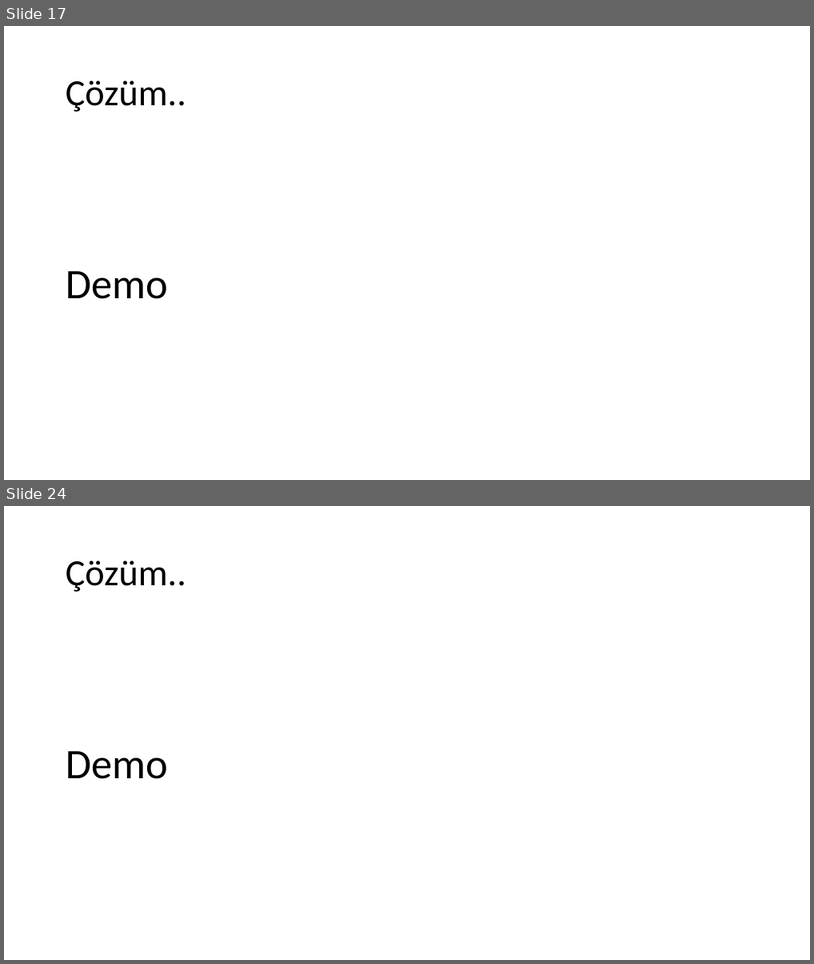
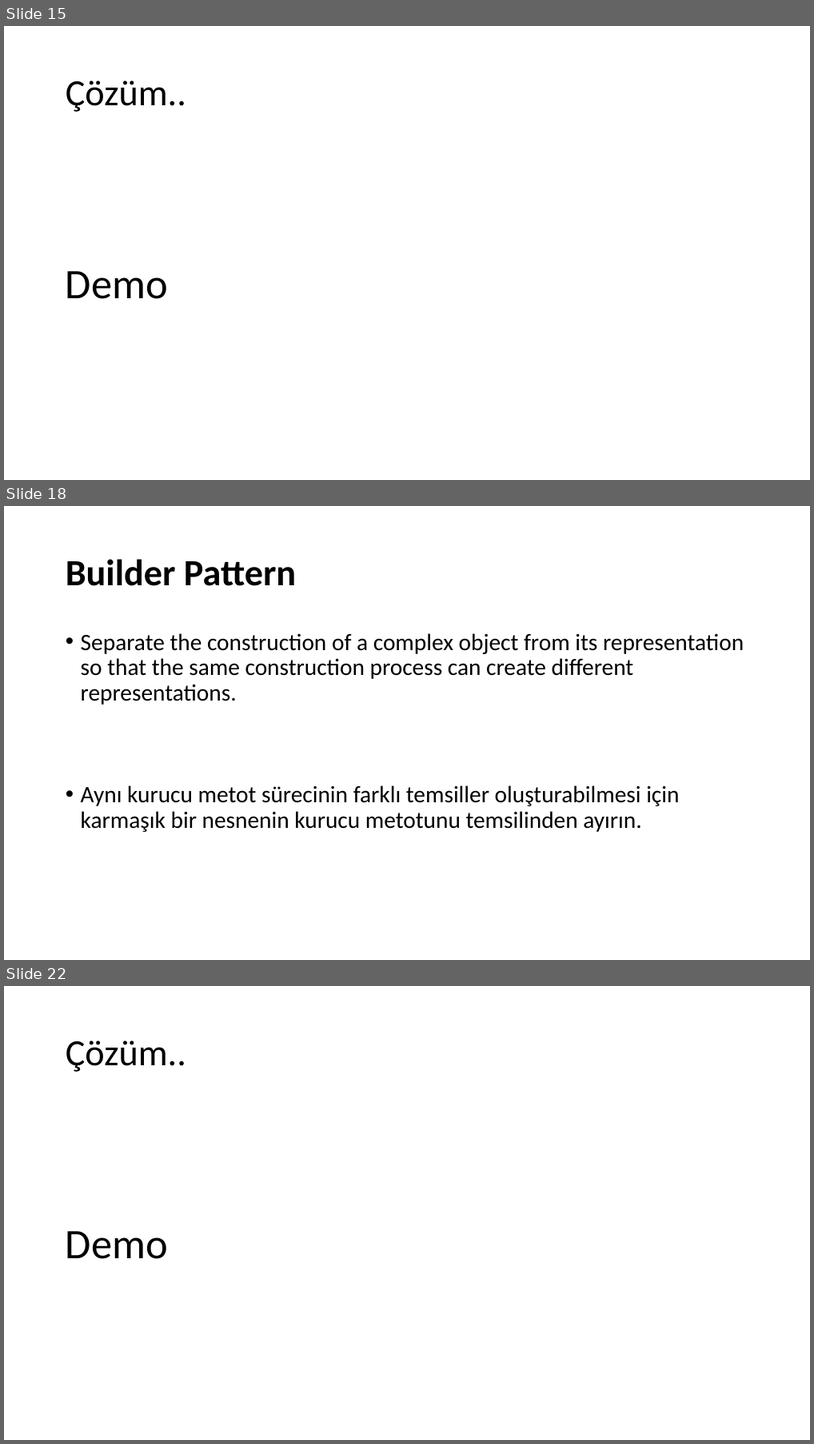
Before and after one commit to umiitkose/DesignPattern-Umiitkose, a slide deck: Tasarımdesenleri.pptx. Shown one above the other, each under a label of ours: slides 17 and 24 before the commit, slides 15, 18 and 22 after it; the slides between them are not shown. The pictures are 814x964 and 814x1444 pixels, drawn with LibreOffice and Linux fonts; fonts in the diff are those of the drawing. Boxes give left, top, right and bottom in pixels: in the first picture for what was removed or moved away, otherwise in the second. Text is boxed around its words. In the diff, an @@ line names an element or a change of style, - is before the commit and + after.

```diff
--- a/Tasarımdesenleri.pptx
+++ b/Tasarımdesenleri.pptx
@@ slide 18 added at (4, 506, 810, 960), background #FFFFFF @@
@@ title added at (66, 559, 296, 586), 44 pt, text #000000, bold @@
+Builder Pattern
@@ text added at (81, 633, 744, 832), 28 pt, text #000000 @@
+• Separate the construction of a complex object from its representation so that the same construction process can create different representations.
+• Aynı kurucu metot sürecinin farklı temsiller oluşturabilmesi için karmaşık bir nesnenin kurucu metotunu temsilinden ayırın.
@@ what was slide 17 is now slide 15 @@
@@ what was slide 24 is now slide 22 @@
```
Also in this commit, not shown: 20 other slides added.
